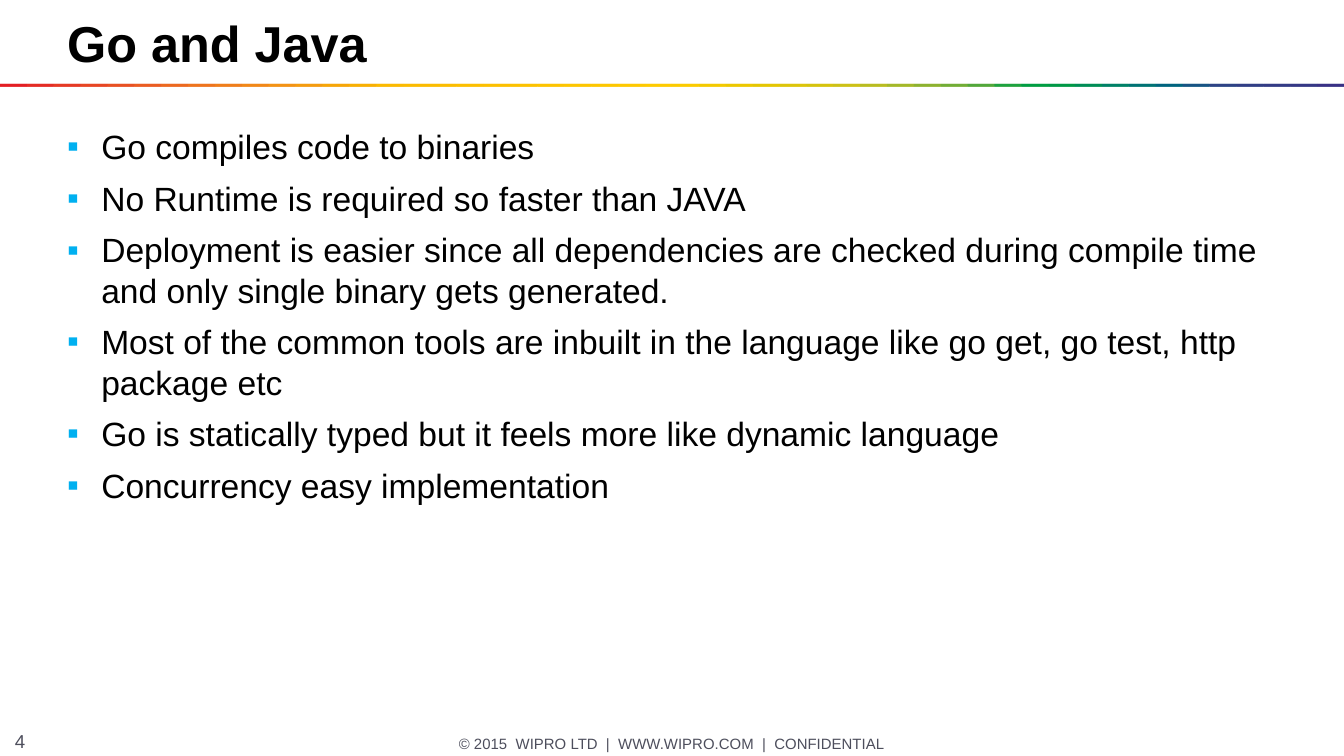
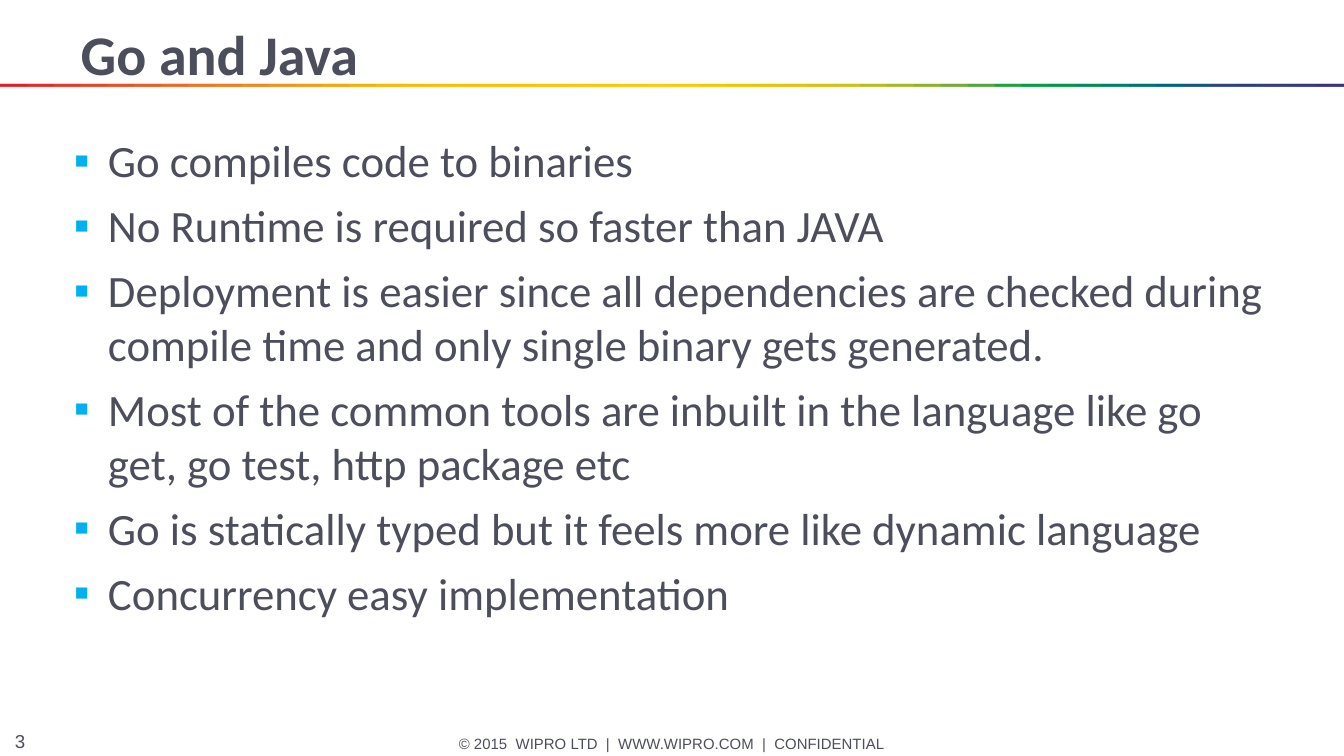
Before and after one commit to HANAND1979/go, a slide deck: slide 3 of go/Go.pptx (slide 4 before the commit). Drawn at 1344x756 pixels with LibreOffice and Linux fonts; fonts in the diff are those of the drawing. Boxes give left, top, right and bottom in pixels: in the first picture for what was removed or moved away, otherwise in the second. Text is boxed around its words. In the diff, an @@ line names an element or a change of style, - is before the commit and + after.

Commit message:
Removed slide Why Go

```diff
--- a/go/Go.pptx
+++ b/go/Go.pptx
@@ title "Go and Java" at (x1=81, y1=35, x2=358, y2=87): size 27 to 30 pt, font Arial to Calibri, text colour #000000 to #4D4E5C @@
@@ text "Go compiles code to binaries" at (x1=108, y1=146, x2=1261, y2=617): size 18 to 24 pt, font Arial to Calibri, text colour #000000 to #4D4E5C @@
@@ page number at (x1=15, y1=735, x2=25, y2=748): text changed @@
-4
+3
```
Also in this commit, not shown: 1 slide removed.
